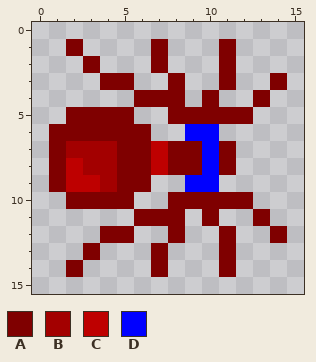
One commit to this pixel-art sprite: public/images/spider-active.png. Above: the version before the commit.
The file is 16x16 pixels.
Palette (. is transparent): A #7f0000  B #a30000  C #be0000  D #0000ff
Pixels before, first column x 1:
 1 .A....A...A...
 2 ..A...A...A...
 3 ...AA..A..A..A
 4 .....AAA.A..A.
 5 .AAAA..AAAAA..
 6 AAAAAA..DD....
 7 ABBBAACAADA...
 8 ACBBAACAADA...
 9 ACCBAA..DD....
10 .AAAA..AAAAA..
11 .....AAA.A..A.
12 ...AA..A..A..A
13 ..A...A...A...
14 .A....A...A...
The same view after the edit:
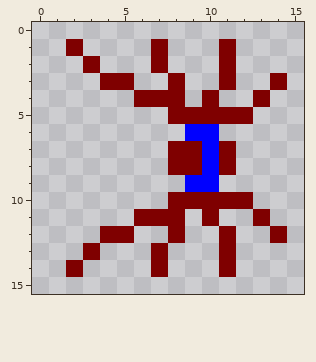
Commit: Decrease spider ass on energy spending.
Edits made:
y 5: x 2..5 AAAA -> ....
y 6: x 1..6 AAAAAA -> ......
y 7: x 1..7 ABBBAAC -> .......
y 8: x 1..7 ACBBAAC -> .......
y 9: x 1..6 ACCBAA -> ......
y 10: x 2..5 AAAA -> ....
